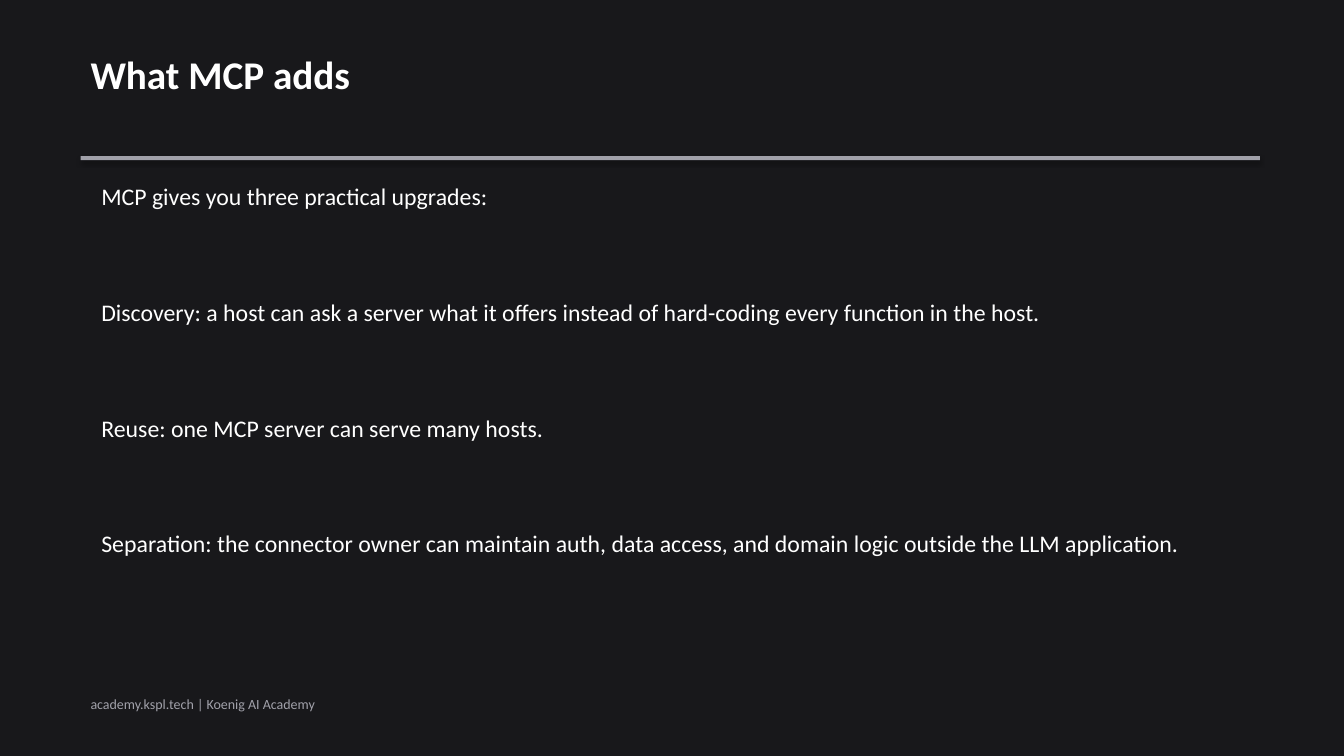
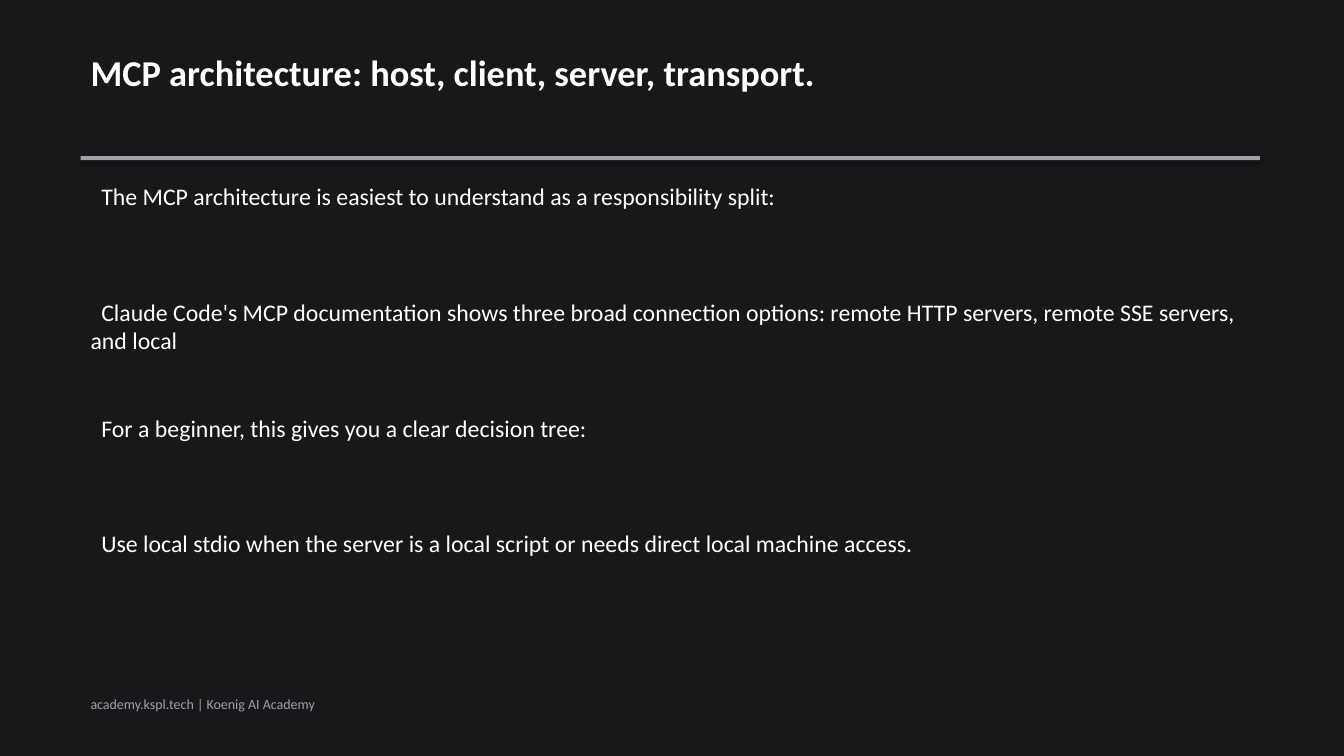
Before and after one commit to Koenig-Solutions-Private-Limited/koenig-ai-org, a slide deck: slide 2 of vault/courses/claude-tool-use-from-zero/ch02-slides.pptx (slide 3 before the commit). Drawn at 1344x756 pixels with LibreOffice and Linux fonts; fonts in the diff are those of the drawing. Boxes give left, top, right and bottom in pixels: in the first picture for what was removed or moved away, otherwise in the second. Text is boxed around its words. In the diff, an @@ line names an element or a change of style, - is before the commit and + after.

```diff
--- a/vault/courses/claude-tool-use-from-zero/ch02-slides.pptx
+++ b/vault/courses/claude-tool-use-from-zero/ch02-slides.pptx
@@ text at <box>91,60,815,92</box>: text changed; size 28 to 26 pt @@
-What MCP adds
+MCP architecture: host, client, server, transport.
@@ text at <box>101,188,775,209</box>: text changed @@
-MCP gives you three practical upgrades:
+The MCP architecture is easiest to understand as a responsibility split:
@@ text at <box>91,304,1234,349</box>: text changed @@
-Discovery: a host can ask a server what it offers instead of hard-coding every function in the host.
+Claude Code's MCP documentation shows three broad connection options: remote HTTP servers, remote SSE servers, and local
@@ text at <box>101,420,586,441</box>: text changed @@
-Reuse: one MCP server can serve many hosts.
+For a beginner, this gives you a clear decision tree:
@@ text at <box>101,535,912,556</box>: text changed @@
-Separation: the connector owner can maintain auth, data access, and domain logic outside the LLM application.
+Use local stdio when the server is a local script or needs direct local machine access.
```
Also in this commit, not shown: 4 other slides changed, 2 slides added, 2 slides removed, 1 other file.
